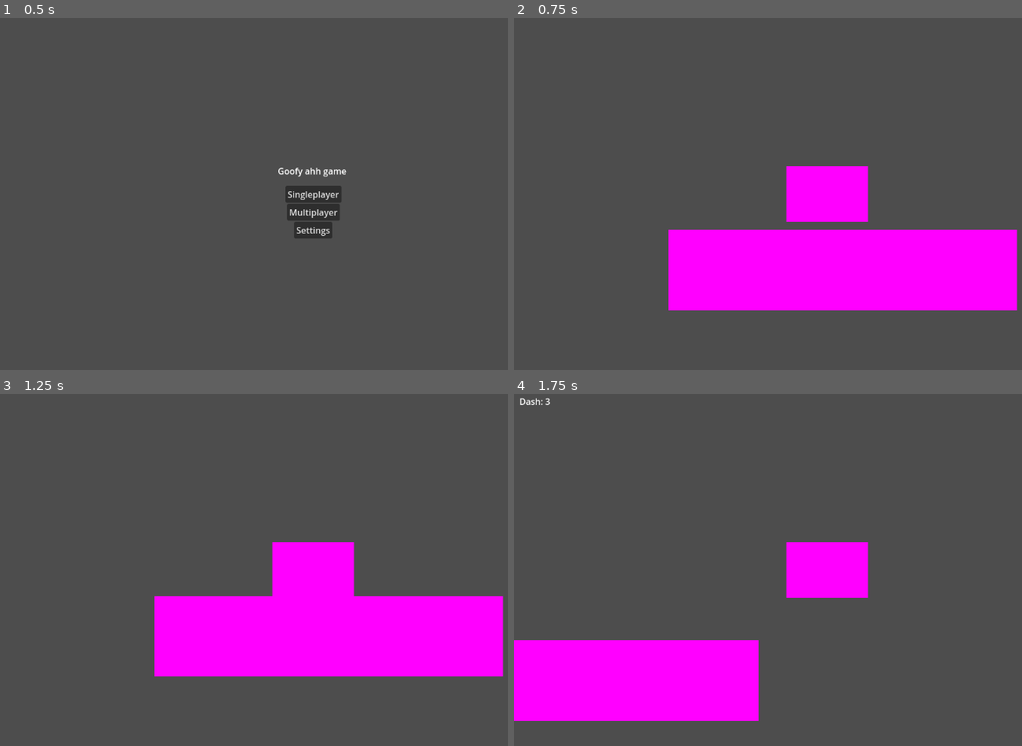
Above: before the commit, frames 1-4 (two rows, left to right).
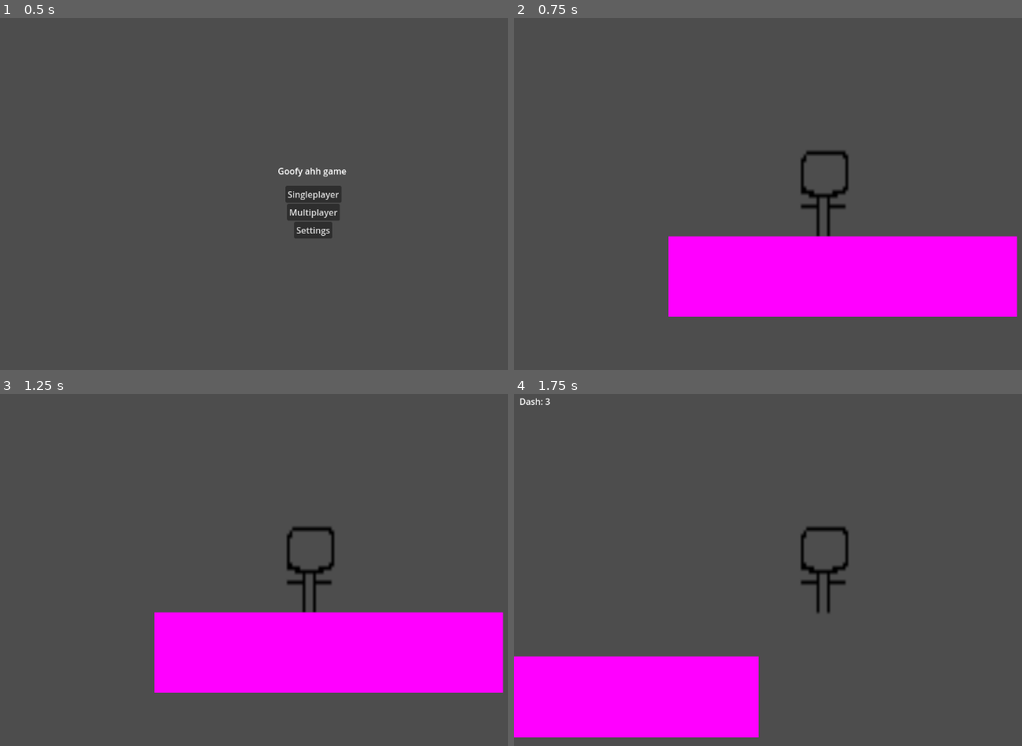
Above: after the commit, the same moments.

Repository: Sheep26/2DMultiplayerShooter
Game: Godot game, scene res://Scenes/MainMenu/MainMenu.tscn
Same seed, same stepped clock (60 frames per second), same inputs: the game is played once before the commit and once after it.
Inputs:
- Up to frame 1 (0.5 s): no input
- Up to frame 2 (0.75 s): click "Singleplayer" at 0.5 s
- Up to frame 3 (1.25 s): no input
- Up to frame 4 (1.75 s): tap Enter at 1.25 s; hold Right (right) from 1.28 s (still down); tap E (dash) at 1.35 s; tap W (jump) at 1.52 s

Frame 1 is identical in both runs. In frame 2, 5.4% of the frame differs, in the area x 30-100%, y 37-85%; in frame 3, 9.1%; in frame 4, 7.3%.

Commit message:
placeholder player texture (will change later)

Diff:
--- a/Objects/character_body_2d.tscn
+++ b/Objects/character_body_2d.tscn
@@ -1,23 +1,23 @@
 [gd_scene load_steps=4 format=3 uid="uid://ri4jdx8dnjod"]
 
 [ext_resource type="Script" path="res://Scripts/CharacterBody2D.gd" id="1_kpffx"]
+[ext_resource type="Texture2D" uid="uid://7ebqfnx0ssx5" path="res://Assets/player.png" id="2_4p3dw"]
 
 [sub_resource type="RectangleShape2D" id="RectangleShape2D_vui4c"]
-size = Vector2(150, 102)
-
-[sub_resource type="PlaceholderTexture2D" id="PlaceholderTexture2D_y5p2n"]
+size = Vector2(88, 160)
 
 [node name="CharacterBody2D" type="CharacterBody2D"]
 position = Vector2(562, 246)
 script = ExtResource("1_kpffx")
 
 [node name="CollisionShape2D" type="CollisionShape2D" parent="."]
+position = Vector2(-6, 1)
 shape = SubResource("RectangleShape2D_vui4c")
 
 [node name="Sprite2D" type="Sprite2D" parent="."]
 position = Vector2(6.28829e-06, 0)
-scale = Vector2(150, 102)
-texture = SubResource("PlaceholderTexture2D_y5p2n")
+scale = Vector2(4.8125, 6.5625)
+texture = ExtResource("2_4p3dw")
 
 [node name="Camera2D" type="Camera2D" parent="."]
 visible = false
Binary file added: Assets/player.png
Not shown, added: Assets/player.png.import
